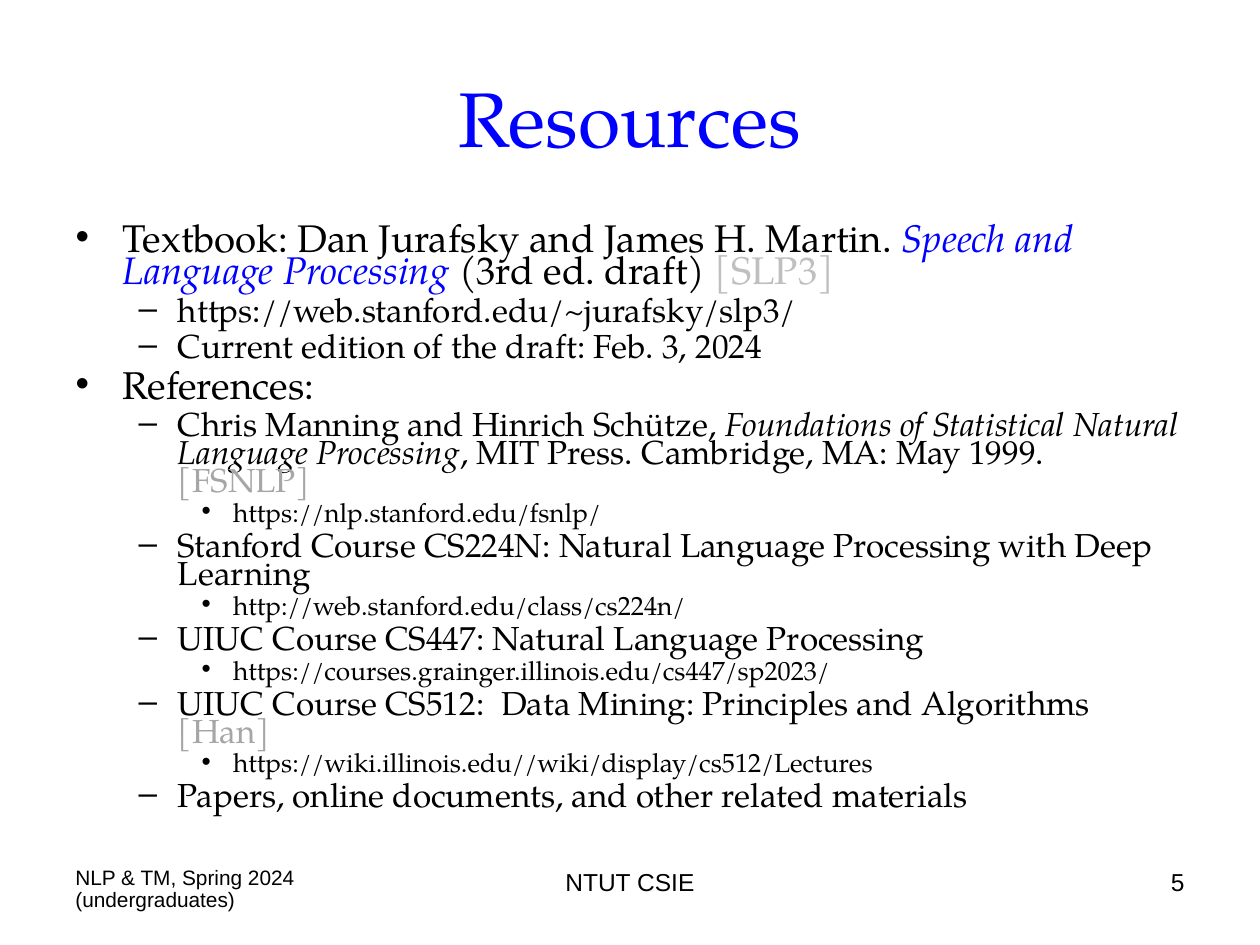
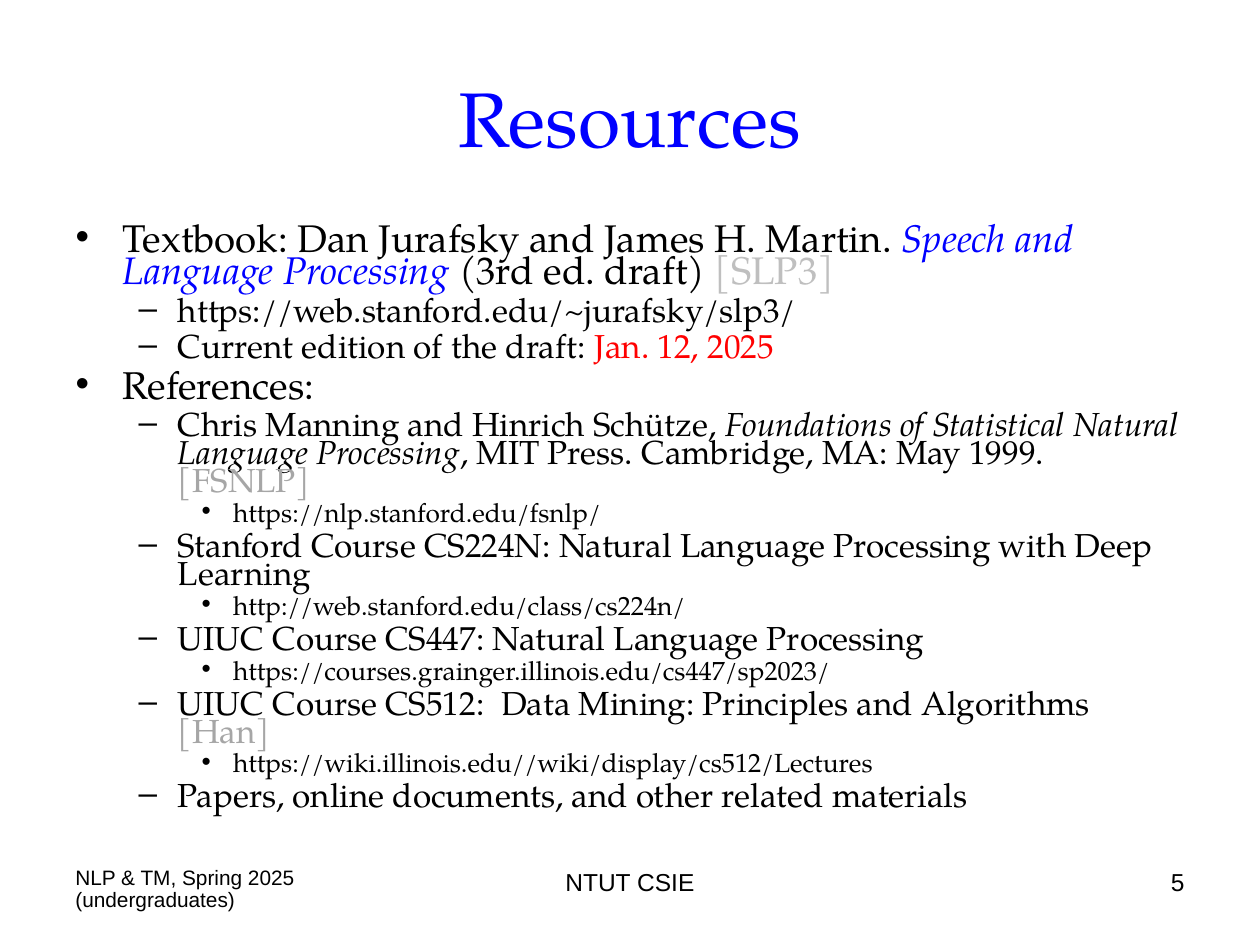
Before and after one commit to chriswjh/chriswjh.github.io, a slide deck: slide 5 of NLP_TM/00-Overview.ppt. Drawn at 1260x945 pixels with LibreOffice and Linux fonts; fonts in the diff are those of the drawing. Boxes give left, top, right and bottom in pixels: in the first picture for what was removed or moved away, otherwise in the second. Text is boxed around its words. In the diff, an @@ line names an element or a change of style, - is before the commit and + after.

```diff
--- a/NLP_TM/00-Overview.ppt
+++ b/NLP_TM/00-Overview.ppt
@@ text at (178, 323, 774, 365): text changed @@
-  – Current edition of the draft: Feb. 3, 2024
+  – Current edition of the draft: Jan. 12, 2025
@@ text at (75, 870, 294, 912): text changed @@
-NLP & TM, Spring 2024 (undergraduates)
+NLP & TM, Spring 2025 (undergraduates)
```
Also in this commit, not shown: 45 other slides changed.
